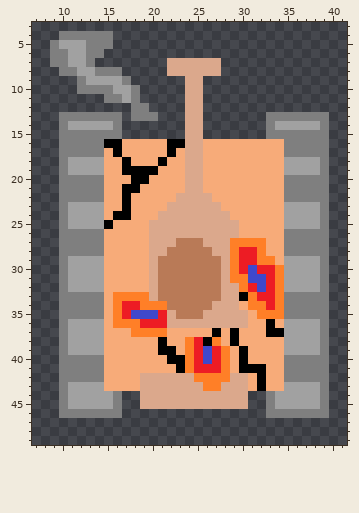
Two states of a pixel-art sprite, images/tank/tan/North/1-health.png. This is how it looked before the edit.
The file is 50x50 pixels. Shown: x 7..41, y 3..49.
After:
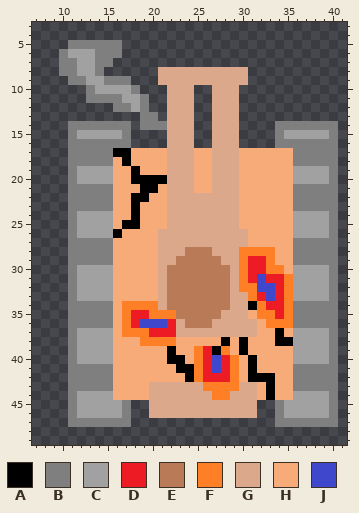
Palette (. is transparent): A #000000  B #7f7f7f  C #a1a1a1  D #ed1c24  E #b97a57  F #ff7f27  G #dba88c  H #f7ab79  J #3f48cc
Change:
Changed rows in their new state; - is an unchanged pixel.
first column x 9:
 4 -......-------------------------
 5 ..BB---B------------------------
 6 .---C-BB------------------------
 7 .-B-CBB------......-------------
 8 ------..----G------GGG----------
 9 --B---BB----GGG--GGGGG----------
10 ---.-CC------GG-.-GGG-----------
11 ----BB---CB--GG-.-GGG-----------
12 -------BBC---GG-.-GGG-----------
13 -.......-.---GG-.-GGG---.......-
14 -.BBBBB-B-BBBGG-.-GGG---.BBBBB-B
15 -.-CCCCCB----GG-.-GGG---.-CCCCCB
16 -.----BBB....GG-..GGG....B-----B
17 -.----B-A----GG-H-GGG-----H----B
18 -.BBBBB-----HGG-H-GGG-----HBBB-B
19 -.B---C-H-HH-GG-H-GGG-----H---CB
20 -.-CCCC----AAGG-H-GGG-----HCCCCB
21 -.----B-HHAA-GG-H-GGG-----H----B
22 -.----B-HAA--G----GGG-----H----B
23 -.BBBBB-HA---------GG-----HBBB-B
24 -.B---CHHA--H-------G-----H---CB
25 -.B---C-AA-HH-------------H---CB
26 -.-CCCCA---H---------G----HCCCCB
27 -.----B----H--GGG---GGHH--H----B
28 -.----B----H-GG-----GFF-F-H----B
29 -.BBBBB----HGG------GF-D--HBBB-B
30 -.B---C----HG------EGFD-F-H---CB
31 -.B---C----HG------EG-D--DF---CB
32 -.B---C----HG------E--F-JDF---CB
33 -.-CCCCHHHHHG------E-G--JDFCCCCB
34 -.----BHFF--G-----EE-GA--DF----B
35 -.----BHFDDFFF---EE------DF----B
36 -.BBBBBH-DJJJD-EEE----G-FFFBBB-B
37 -.B---C-F--DDDGGGGGGGGG-H-H---CB
38 -.B---C---FFFF-HHHHAHA---AA---CB
39 -.B---C-----H--HFDA-------H---CB
40 -.-CCCC--------HFDJDFHA---HCCCCB
41 -.----B--------AF-JDFH-H--H----B
42 -.----B---HHHHHA-DDDFHA-A-H----B
43 -.BBBBB---H--------FF-GHA-HBBB-B
44 -.B----HHHH-------FF--GHAHH---CB
45 -.B----CB-.-----------G-.B----CB
46 -.-CCCCCB--GGGGGGGGGGGG-.-CCCCCB
47 --BBBBBBB----------------BBBBBBB
Pixel boxes of the changes (left, top, right, bottom) in both pictures:
changed: (50, 31, 338, 427)
